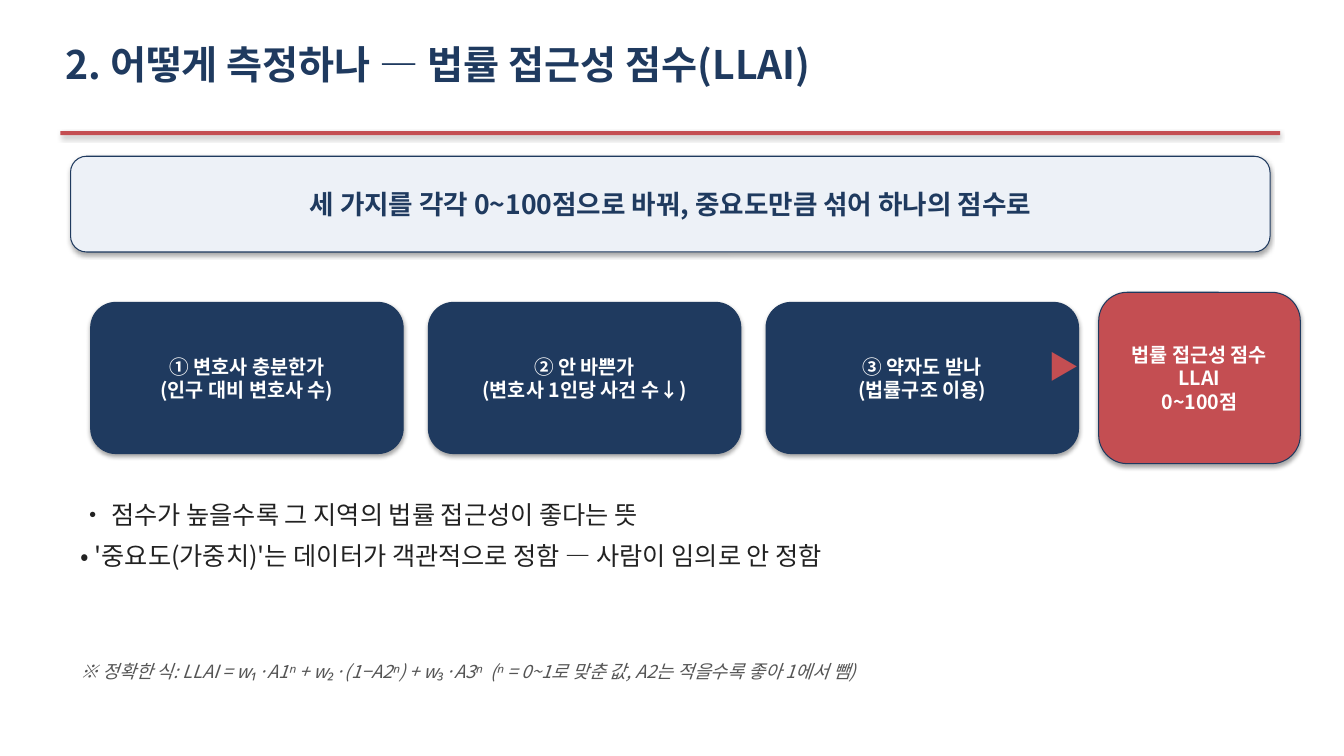
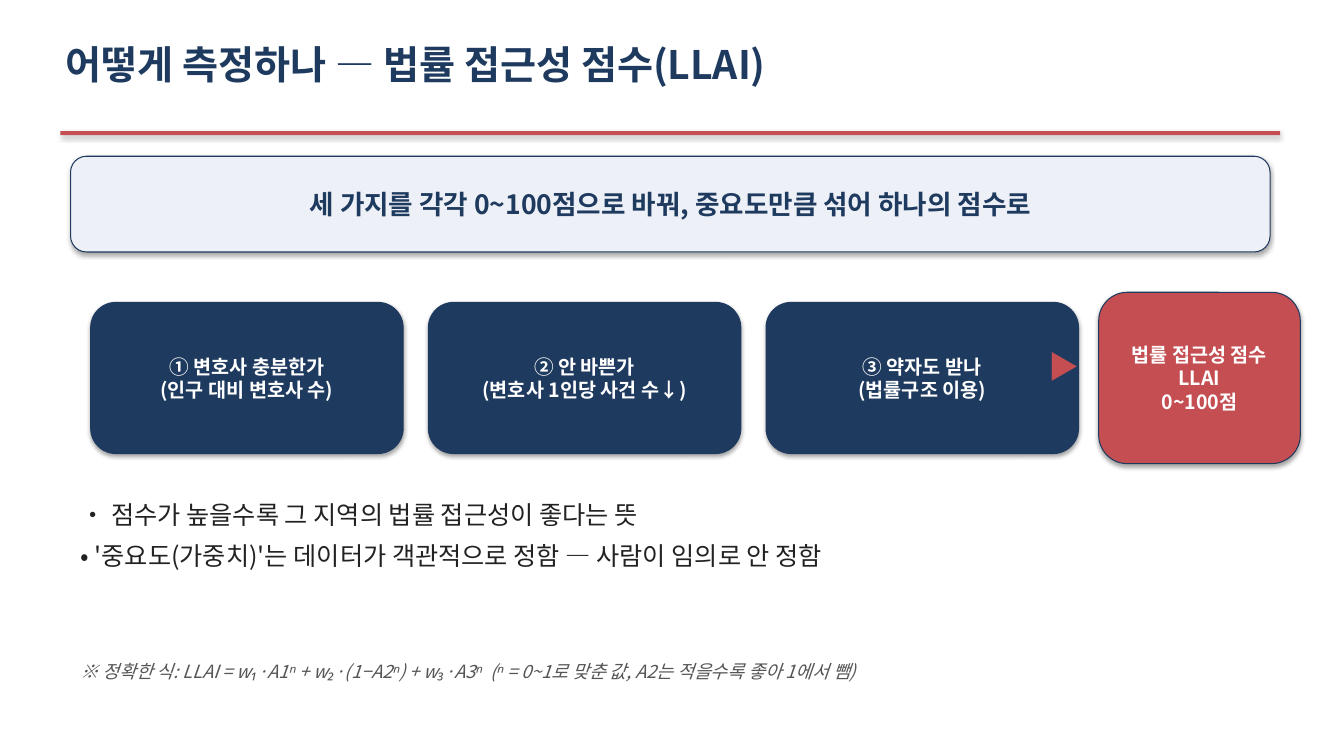
Before and after one commit to Allenkeem/llai-project, a slide deck: slide 5 of reports/발표자료.pptx. Drawn at 1344x756 pixels with LibreOffice and Linux fonts; fonts in the diff are those of the drawing. Boxes give left, top, right and bottom in pixels: in the first picture for what was removed or moved away, otherwise in the second. Text is boxed around its words. In the diff, an @@ line names an element or a change of style, - is before the commit and + after.

```diff
--- a/reports/발표자료.pptx
+++ b/reports/발표자료.pptx
@@ text at box(65, 46, 766, 87): text changed @@
-2. 어떻게 측정하나 — 법률 접근성 점수(LLAI)
+어떻게 측정하나 — 법률 접근성 점수(LLAI)
```
Also in this commit, not shown: 16 other slides changed.
